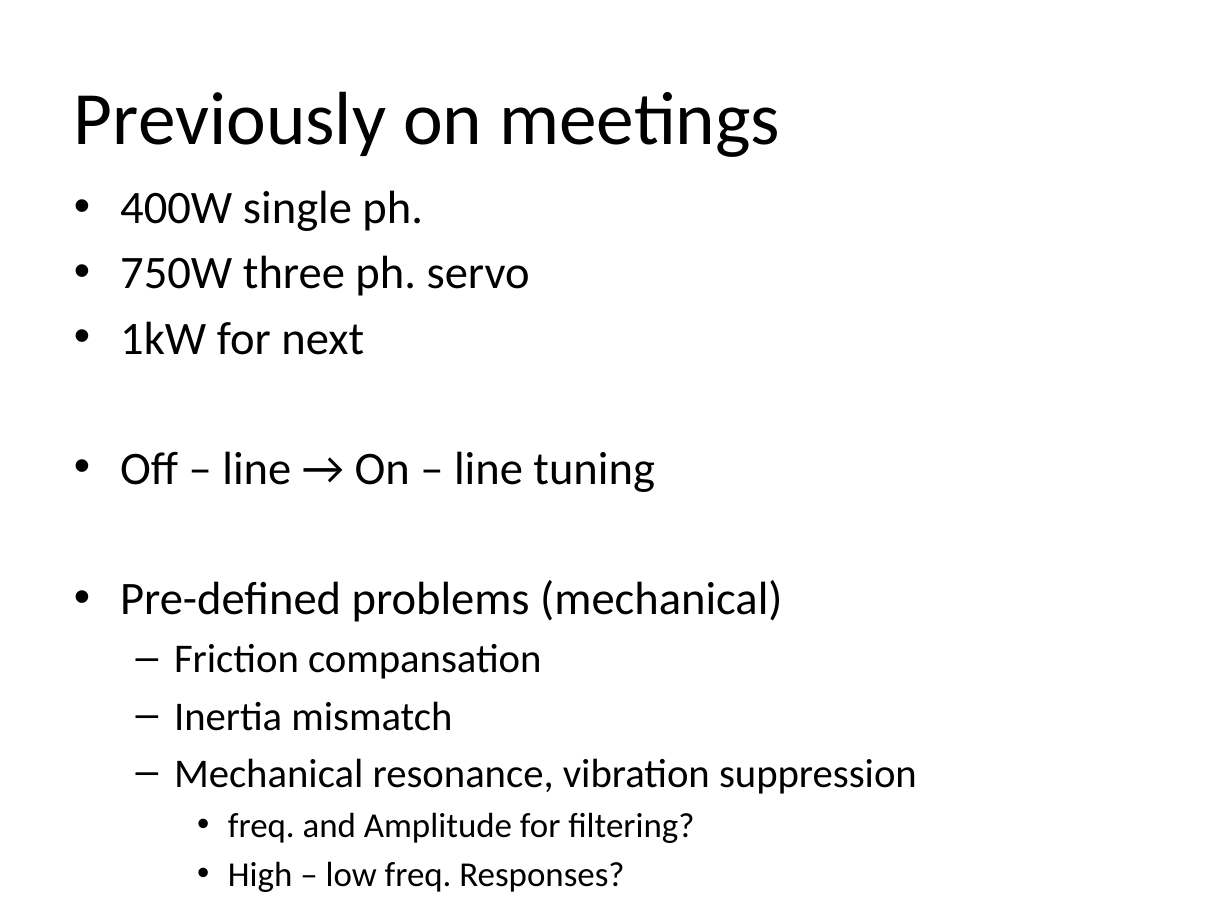
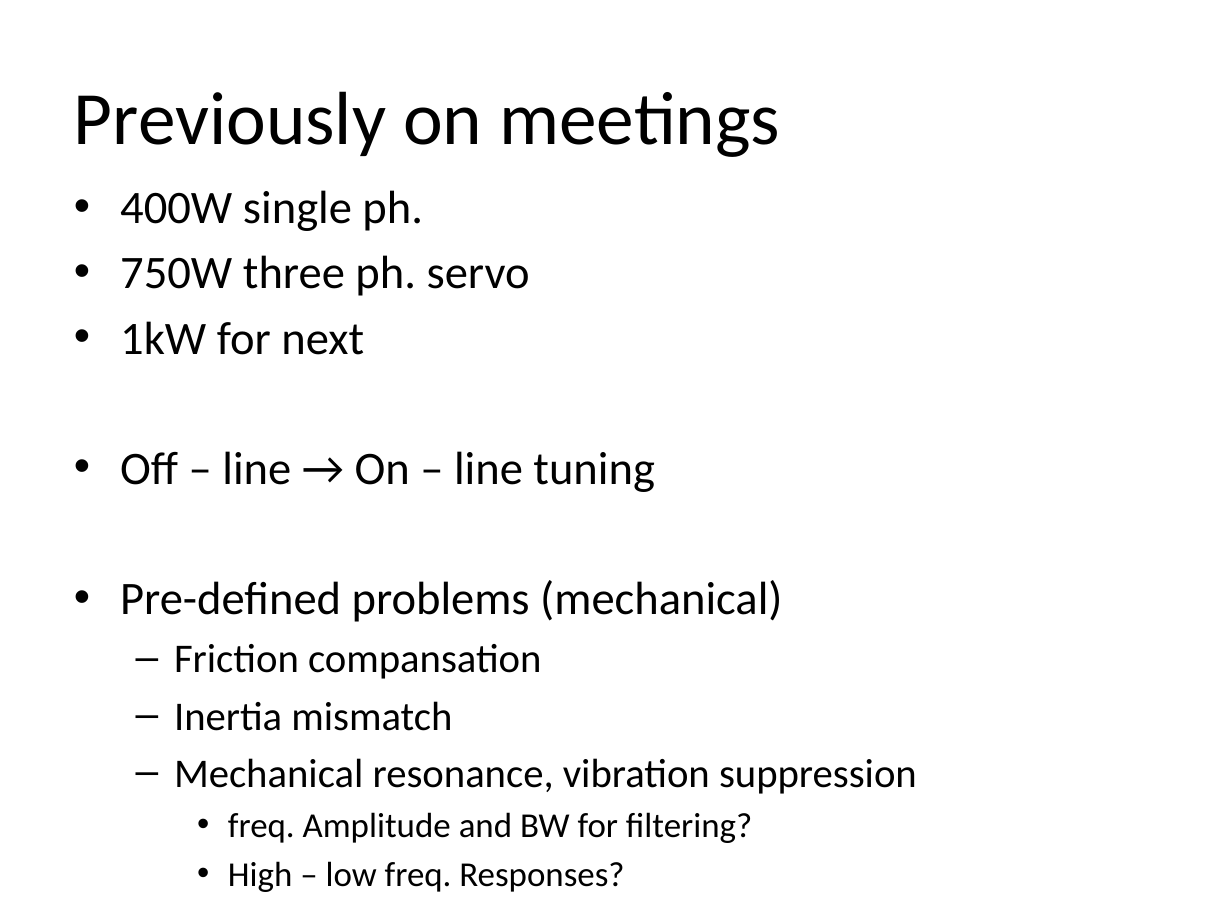
Before and after one commit to SerhatOzkucuk/PhD-Works, a slide deck: slide 2 of Parameter Estimation Works/Arçelik-Online meeting 20.03.2020.pptx. Drawn at 1232x924 pixels with LibreOffice and Linux fonts; fonts in the diff are those of the drawing. Boxes give left, top, right and bottom in pixels: in the first picture for what was removed or moved away, otherwise in the second. Text is boxed around its words. In the diff, an @@ line names an element or a change of style, - is before the commit and + after.

Commit message:
update on review paper
Review paper draft is updated as sections, subsections, contents.
Arçelik online meeting presentation added

```diff
--- a/Parameter Estimation Works/Arçelik-Online meeting 20.03.2020.pptx
+++ b/Parameter Estimation Works/Arçelik-Online meeting 20.03.2020.pptx
@@ text at <box>228,812,752,843</box>: text changed @@
-    • freq. and Amplitude for filtering?
+    • freq. Amplitude and BW for filtering?
```
Also in this commit, not shown: 2 slides added, 1 other file.
